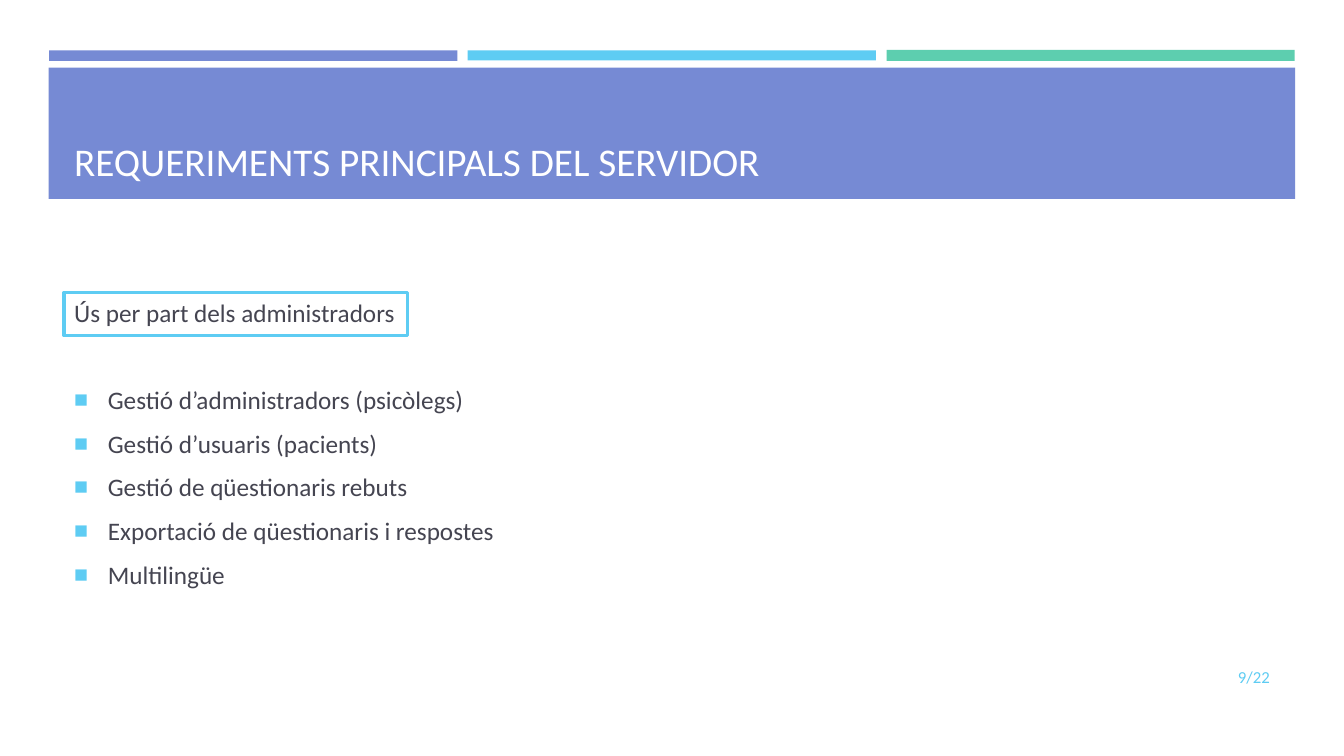
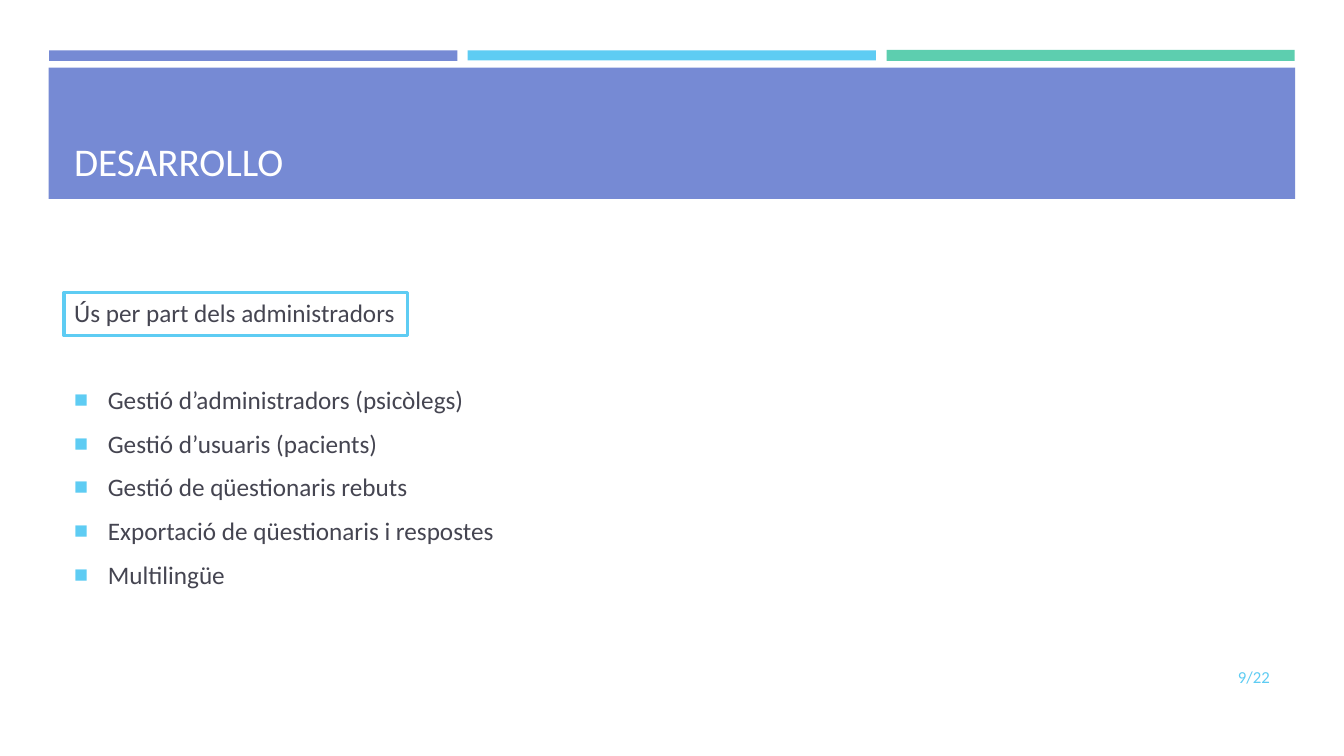
Before and after one commit to mdlunag/tfg, a slide deck: slide 9 of tfg_presentacio.pptx. Drawn at 1344x756 pixels with LibreOffice and Linux fonts; fonts in the diff are those of the drawing; background and template pictures are left out. Boxes give left, top, right and bottom in pixels: in the first picture for what was removed or moved away, otherwise in the second. Text is boxed around its words. In the diff, an @@ line names an element or a change of style, - is before the commit and + after.

```diff
--- a/tfg_presentacio.pptx
+++ b/tfg_presentacio.pptx
@@ title at [74, 150, 283, 176]: text changed @@
-REQUERIMENTS PRINCIPALS DEL SERVIDOR
+DESARROLLO
```
Also in this commit, not shown: 3 other slides changed, 3 slides added, 3 slides removed, 1 other file.
